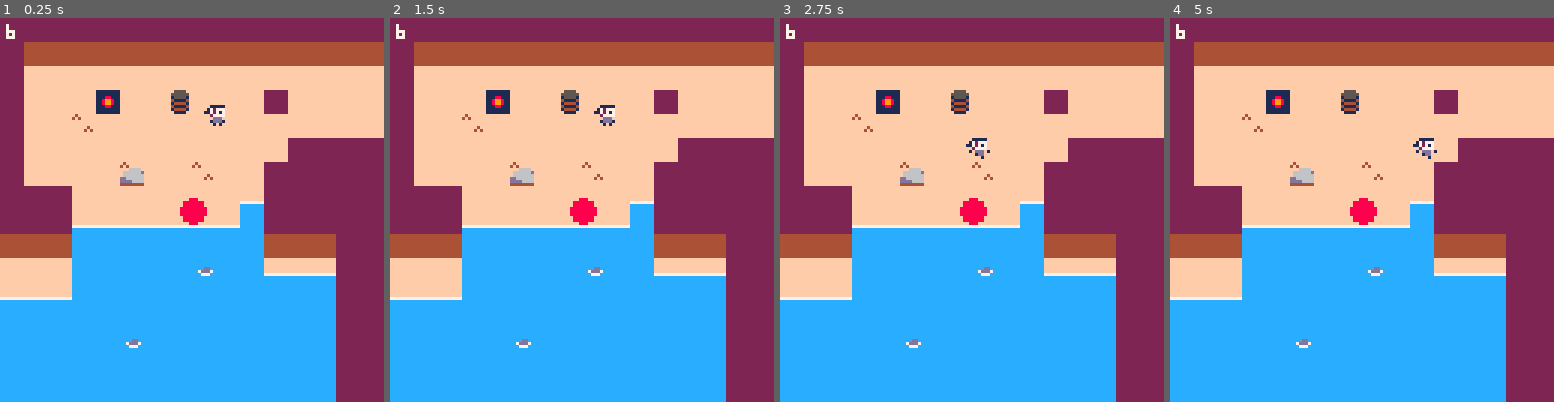
Above: before the commit, frames 1-4 (left to right).
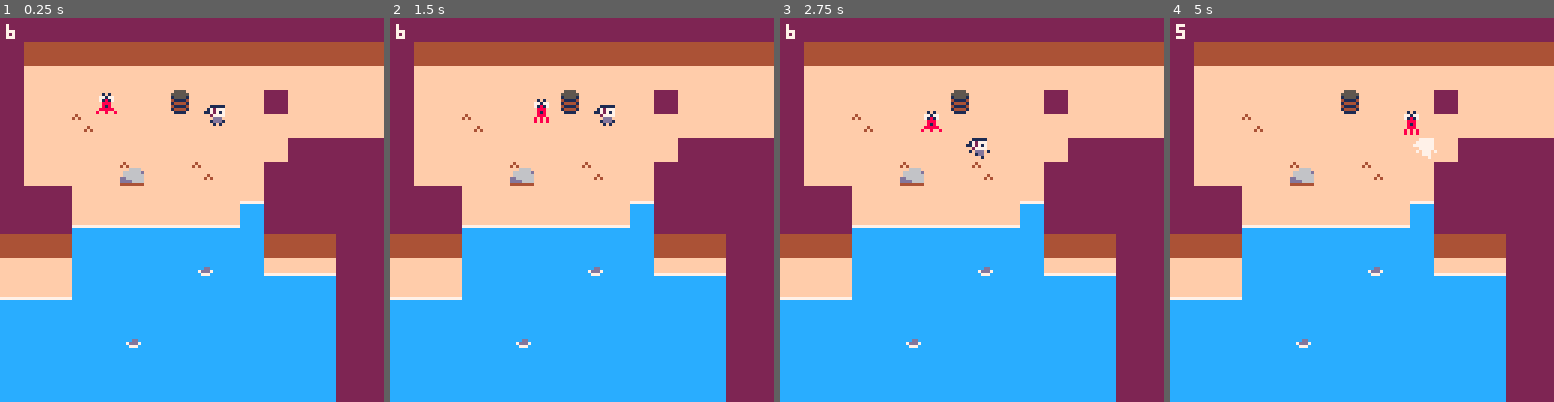
Above: after the commit, the same moments.

Repository: ZachIsAGardner/beach
Game: PICO-8 cartridge beach.p8
Same seed, same stepped clock (60 frames per second), same inputs: the game is played once before the commit and once after it.
Inputs:
- Up to frame 1 (0.25 s): no input
- Up to frame 2 (1.5 s): no input
- Up to frame 3 (2.75 s): hold Left 1.97-2.37 s; hold Down from 2.42 s (still down)
- Up to frame 4 (5 s): release Down at 2.82 s; hold Right 2.87-3.53 s; hold Up 3.58-4.08 s; hold Right 4.13-4.53 s; hold Down from 4.58 s (still down)

The runs differ from the first frame. In frame 1, 0.7% of the frame differs, in the area x 25-54%, y 18-54%; in frame 2, 0.9%; in frame 3, 0.9%; in frame 4, 1.1%, in the area x 1-70%, y 1-54%.

Commit message:
Add enemy. Improve animation workflow

Diff:
--- a/beach.p8
+++ b/beach.p8
@@ -35,17 +35,20 @@
 	-- barrels
 	replace_with_actor(38,33)
 
+	replace_with_actor(
+		64,
+		33,
+		function(a)
+			a.update=update_follower
+			a.anims={
+				idle={s=64,e=65}
+			}
+		end
+	)
+
 	-- create player
 	pl = define_player()
 	create_actor(pl)
-
-	-- create circle
-	local c = define_circle()
-	c.x = 8
-	c.y = 8
-	c.flags[f_en_atk] = true
-	c.r = 0.5
-	create_actor(c)
 
 	music(0)
 end
@@ -86,7 +89,7 @@
 
 
 -->8
--- implementations
+-- update
 -- 1
 
 function update_player(a)
@@ -99,31 +102,67 @@
 
 	if (btn(0) or btn (1)
 	or btn(2) or btn(3)) then
-		a.frame = 2
+		a.current_anim="walk"
 	else
-		a.frame = 1
-	end
-end
-
-function update_actor(a)
-	move_actor(a)
+		a.current_anim="idle"
+	end
 
 	local hit_atk = is_solid_area(a.x, a.y, a.w, a.h, f_en_atk)
 
 	if (hit_atk.hit and not actor_is_invincible(a)) then
+		sfx(6)
 		a.health -= 1
 		a.invi_timestamp = time()
-
-		log('ow')
 	end
 
 	if (a.health <= 0) then
+		sfx(7)
 		a.health = a.max_health
 		a.x = a.start_x
 		a.y = a.start_y
 	end
 end
 
+function update_follower(a)
+	update_actor(a)
+
+	if (pl.x < a.x) a.vx -= a.acc
+	if (pl.x > a.x) a.vx += a.acc
+	if (pl.y < a.y) a.vy -= a.acc
+	if (pl.y > a.y) a.vy += a.acc
+end
+
+function update_actor(a)
+	if (a.anims) then
+		local anim_changed = false
+		if (a.old_current_anim and a.old_current_anim != a.current_anim) then
+			anim_changed = true
+		end
+		a.old_current_anim = a.current_anim
+
+		if (anim_changed) then
+			a.frame=a.anims[a.current_anim].s
+		end
+
+		if ((time() - a.a_timestamp) > a.a_duration) then
+			a.frame += 1
+			a.a_timestamp = time()
+		end
+
+		if (a.frame > a.anims[a.current_anim].e) then
+			a.frame = a.anims[a.current_anim].s
+		end
+	end
+
+	move_actor(a)
+
+	a.t+=1
+end
+
+-->8
+-- draw
+-- 2
+
 function draw_actor(a)
 	pal()
 
@@ -139,12 +178,13 @@
 end
 
 function draw_circle(a)
-	circfill(a.x * 8,a.y * 8, a.r * 8, c_red)
+	pal()
+	circfill(a.x * 8,a.y * 8, a.r * 8, a.color)
 end
 
 -->8
 -- definitions
--- 2
+-- 3
 
 function define_actor()
 	return {
@@ -158,7 +198,7 @@
 		vx = 0, -- velocity x
 		vy = 0, -- velocity y
 		max_v = 0.055, -- max velocity
-		acc = 0.15, -- movement acceleration
+		acc = 0.015, -- movement acceleration
 		friction = 0.25, -- friction
 
 		flags = {},
@@ -172,7 +212,13 @@
 		invi_timestamp = -10,
 
 		update=update_actor,
-		draw=draw_actor
+		draw=draw_actor,
+
+		t=0,
+		a_timestamp=0, -- timestamp since last frame change
+		a_duration=0.1, -- duration to show one frame in an animation
+		anims=nil, -- define animations
+		current_anim="idle" -- current animation
 	}
 end
 
@@ -191,7 +237,7 @@
 
 	a.x = 9
 	a.y = 4
-	a.frame = 0
+	a.frame = 1
 
     a.w = 0.3
     a.h = 0.4
@@ -205,16 +251,21 @@
 	a.health = 6
 	a.max_health = 6
 
-	a.invi_length = 0.75
+	a.invi_length = 0.5
 
 	a.update = update_player
+
+	a.anims={
+		idle={s=1,e=1},
+		walk={s=2,e=3},
+	}
 
 	return a
 end
 
 -->8
 -- collision
--- 3
+-- 4
 
 function move_actor(a)
 	local skin = 0.02
@@ -346,7 +397,7 @@
 
 -->8
 -- other
--- 4
+-- 5
 
 function draw_text(m)
 	r = get_room()
@@ -371,7 +422,7 @@
 
 -->8
 -- utility
--- 5
+-- 6
 
 function actor_is_invincible(a)
 	if (not a.invi_timestamp) return false
@@ -392,7 +443,7 @@
 	add(actors, a)
 end
 
-function replace_with_actor(t, r)
+function replace_with_actor(t, r, callback)
     for y=0,256 do for x=0,256 do
         if (mget(x,y) == t) then
 			mset(x,y,r)
@@ -401,6 +452,7 @@
 			a.x = x+(4/8)
 			a.y = y+(4/8)
 			a.frame = t
+			if (callback) callback(a)
 
 			create_actor(a)
 		end
@@ -451,12 +503,12 @@
 0000000000010100000001000001000000010100000000000000000000000000ffff2fff11111111000000000000000000000000000000000000000000000000
 00000000000000000000000000000000000000000000000000000000000000000000000000000000000000000000000000000000000000000000000000000000
 00000000000000000000000000000000000000000000000000000000000000000000000000000000000000000000000000000000000000000000000000000000
-00000000008888000000000000000000000000000000000000000000000000000000000000000000000000000000000000000000000000000000000000000000
-00000000087887000000000000000000000000000000000000000000000000000000000000000000000000000000000000000000000000000000000000000000
-00000000088888800000000000000000000000000000000000000000000000000000000000000000000000000000000000000000000000000000000000000000
-00000000002270000000000000000000000000000000000000000000000000000000000000000000000000000000000000000000000000000000000000000000
-00000000007770000000000000000000000000000000000000000000000000000000000000000000000000000000000000000000000000000000000000000000
-00000000002770000000000000000000000000000000000000000000000000000000000000000000000000000000000000000000000000000000000000000000
+00000000000000000000000000000000000000000000000000000000000000000000000000000000000000000000000000000000000000000000000000000000
+00000000000000000000000000000000000000000000000000000000000000000000000000000000000000000000000000000000000000000000000000000000
+00000000000000000000000000000000000000000000000000000000000000000000000000000000000000000000000000000000000000000000000000000000
+00000000000000000000000000000000000000000000000000000000000000000000000000000000000000000000000000000000000000000000000000000000
+00000000000000000000000000000000000000000000000000000000000000000000000000000000000000000000000000000000000000000000000000000000
+00000000000000000000000000000000000000000000000000000000000000000000000000000000000000000000000000000000000000000000000000000000
 fffffffffffffffff4ffffffccccccccccccccccf4ffffff00555500000000000000000000000000000000000000000000000000000000000000000000000000
 ffffffffffffffff4f4fffffcccccccccccccccc4f4fffff05555550000000000000000000000000000000000000000000000000000000000000000000000000
 fffffffffffffffffff6666fccccccccccccccccffffffff01555510000880000000000000000000000000000000000000000000000000000000000000000000
@@ -473,14 +525,22 @@
 44444444222222224444444400000000000000000000000000000000000000000000000000000000000000000000000000000000000000000000000000000000
 44444444222222227777777700000000000000000000000000000000000000000000000000000000000000000000000000000000000000000000000000000000
 4444444422222222cccccccc00000000000000000000000000000000000000000000000000000000000000000000000000000000000000000000000000000000
+00101000000000000000000000000000000000000000000000000000000000000000000000000000000000000000000000000000000000000000000000000000
+07717700001010000000000000000000000000000000000000000000000000000000000000000000000000000000000000000000000000000000000000000000
+07181700077177000000000000000000000000000000000000000000000000000000000000000000000000000000000000000000000000000000000000000000
+00888000071817000000000000000000000000000000000000000000000000000000000000000000000000000000000000000000000000000000000000000000
+00818000008880000000000000000000000000000000000000000000000000000000000000000000000000000000000000000000000000000000000000000000
+00888000008180000000000000000000000000000000000000000000000000000000000000000000000000000000000000000000000000000000000000000000
+08080800088888000000000000000000000000000000000000000000000000000000000000000000000000000000000000000000000000000000000000000000
+08080800800800800000000000000000000000000000000000000000000000000000000000000000000000000000000000000000000000000000000000000000
 __gff__
-0000000000000000000000000000000000000000000000000000000000000000000002020200020100000000000000000202020000000000000000000000000000000000000000000000000000000000000000000000000000000000000000000000000000000000000000000000000000000000000000000000000000000000
+0000000000000000000000000000000000000000000000000000000000000000000002020200020100000000000000000202020000000000000000000000000001010000000000000000000000000000000000000000000000000000000000000000000000000000000000000000000000000000000000000000000000000000
 0000000000000000000000000000000000000000000000000000000000000000000000000000000000000000000000000000000000000000000000000000000000000000000000000000000000000000000000000000000000000000000000000000000000000000000000000000000000000000000000000000000000000000
 __map__
 3131313131313131313131313131313131313131313131000000000000000000000000000000000000000000000000000000000000000000000000000000000000000000000000000000000000000000000000000000000000000000000000000000000000000000000000000000000000000000000000000000000000000000
 3130303030303030303030303030303030303030303030000000000000000000000000000000000000000000000000000000000000000000000000000000000000000000000000000000000000000000000000000000000000000000000000000000000000000000000000000000000000000000000000000000000000000000
 3121212121212121212121212121212121212121212121000000000000000000000000000000000000000000000000000000000000000000000000000000000000000000000000000000000000000000000000000000000000000000000000000000000000000000000000000000000000000000000000000000000000000000
-3121212127212126212121312121212121212121212121000000000000000000000000000000000000000000000000000000000000000000000000000000000000000000000000000000000000000000000000000000000000000000000000000000000000000000000000000000000000000000000000000000000000000000
+3121212140212126212121312121212121212121212121000000000000000000000000000000000000000000000000000000000000000000000000000000000000000000000000000000000000000000000000000000000000000000000000000000000000000000000000000000000000000000000000000000000000000000
 3121212521212121212121212121212121212121212121000000000000000000000000000000000000000000000000000000000000000000000000000000000000000000000000000000000000000000000000000000000000000000000000000000000000000000000000000000000000000000000000000000000000000000
 3121212121212121212121213131313131313121212121210000000000000000000000000000000000000000000000000000000000000000000000000000000000000000000000000000000000000000000000000000000000000000000000000000000000000000000000000000000000000000000000000000000000000000
 3121212121222121252121313131313131313121212221200000000000000000000000000000000000000000000000000000000000000000000000000000000000000000000000000000000000000000000000000000000000000000000000000000000000000000000000000000000000000000000000000000000000000000
Not shown, changed: the sound effects (__sfx__) section of beach.p8
